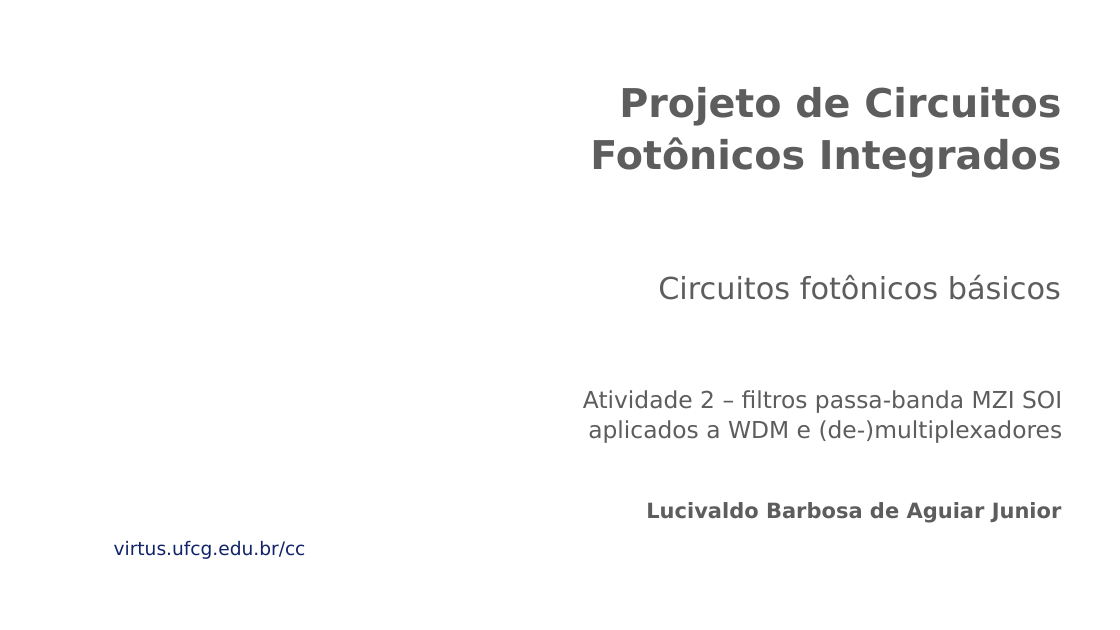
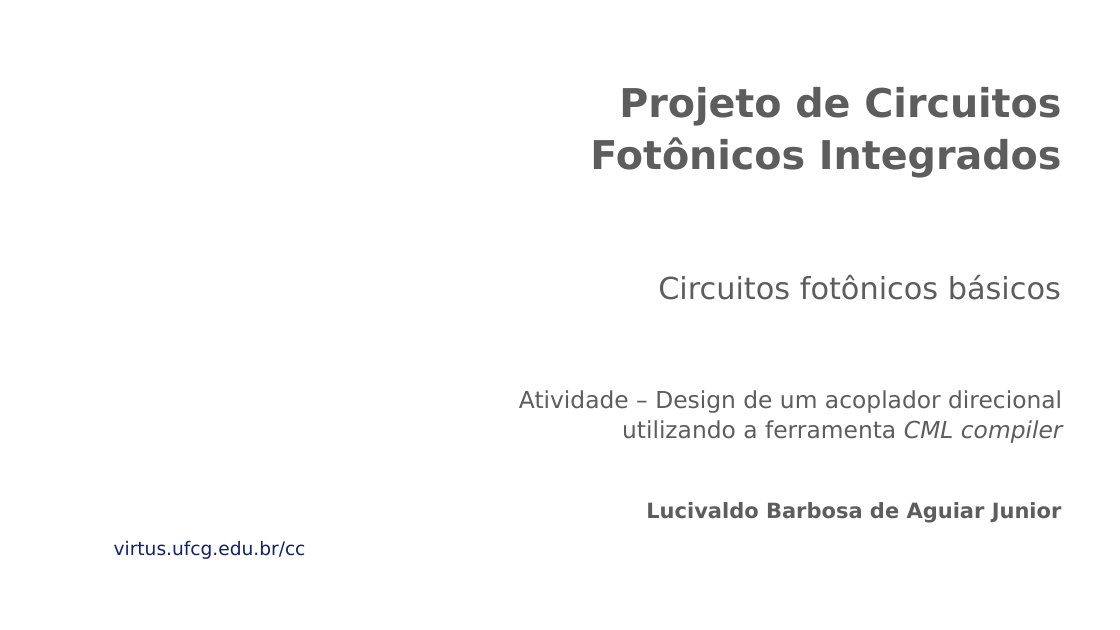
Before and after one commit to Lucivaldo1/directionalCoupler_CML, a slide deck: slide 12 of Presentation files/CML_compiler_presentation.pptx. Drawn at 1120x630 pixels with LibreOffice and Linux fonts; fonts in the diff are those of the drawing; background and template pictures are left out. Boxes give left, top, right and bottom in pixels: in the first picture for what was removed or moved away, otherwise in the second. Text is boxed around its words. In the diff, an @@ line names an element or a change of style, - is before the commit and + after.

Commit message:
presentation files update

```diff
--- a/Presentation files/CML_compiler_presentation.pptx
+++ b/Presentation files/CML_compiler_presentation.pptx
@@ text at bbox=[519, 390, 1063, 443]: text changed @@
-Atividade 2 – filtros passa-banda MZI SOI aplicados a WDM e (de-)multiplexadores
+Atividade – Design de um acoplador direcional utilizando a ferramenta CML compiler
```
Also in this commit, not shown: 1 other file.
